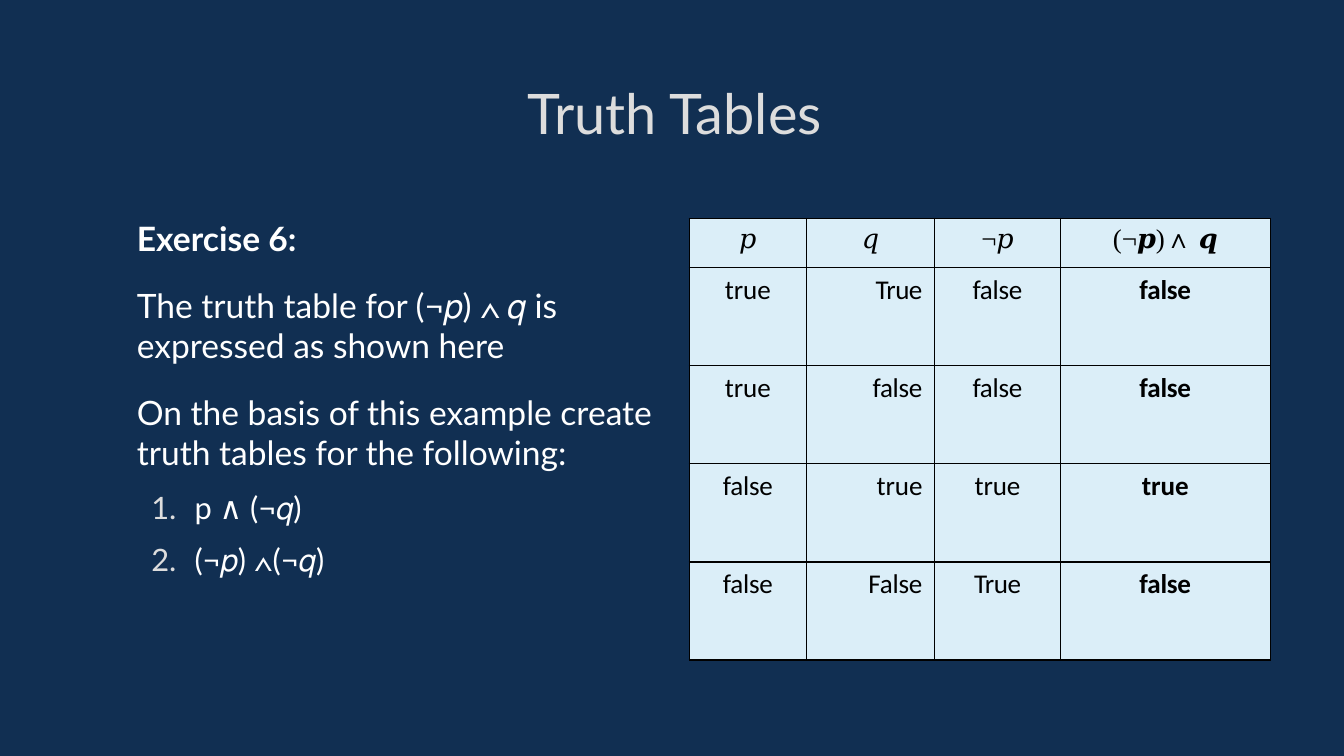
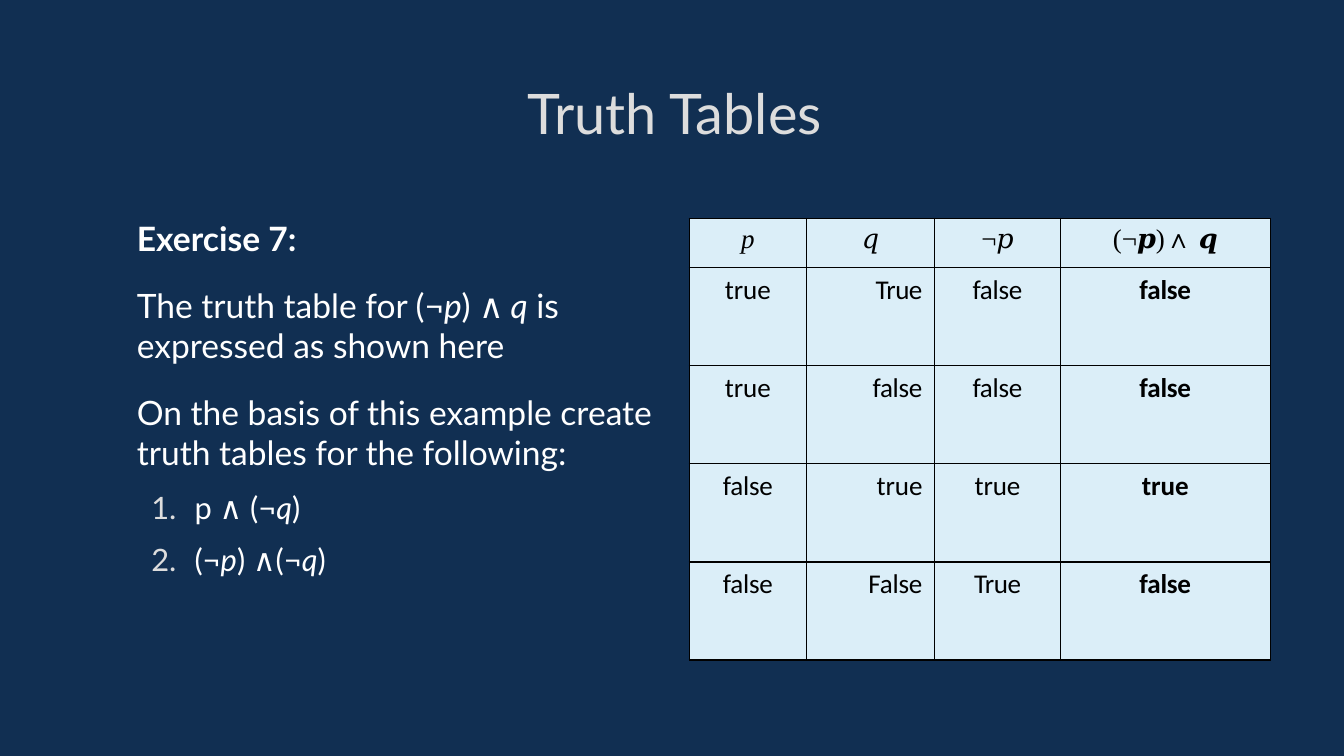
Before and after one commit to davidgundry/maths22-23, a slide deck: slide 24 of slides/maths-5-propositional-logic.odp (slide 21 before the commit). Drawn at 1344x756 pixels with LibreOffice and Linux fonts; fonts in the diff are those of the drawing. Boxes give left, top, right and bottom in pixels: in the first picture for what was removed or moved away, otherwise in the second. Text is boxed around its words. In the diff, an @@ line names an element or a change of style, - is before the commit and + after.

```diff
--- a/slides/maths-5-propositional-logic.odp
+++ b/slides/maths-5-propositional-logic.odp
@@ text at box(137, 226, 559, 364): text changed @@
-Exercise 6:
-The truth table for (¬𝑝) ∧ 𝑞 is expressed as shown here
+Exercise 7:
+The truth table for (¬p) ∧ q is expressed as shown here
@@ table at box(689, 218, 1270, 660) @@
-row 1, column 1: 𝑝
+row 1, column 1: p
@@ text at box(195, 495, 326, 577): text changed @@
-  1. p ∧ (¬𝑞)
-  2. (¬𝑝) ∧(¬𝑞)
+  1. p ∧ (¬q)
+  2. (¬p) ∧(¬q)
```
Also in this commit, not shown: 32 other slides changed, 8 slides added, 1 slide removed, 18 other files.
